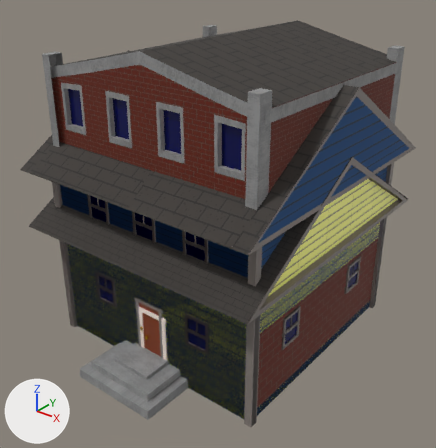
Before and after pictures for a commit that changed the glTF model common/game/tilesets/suburban_neighborhood/walls/wall_tiles.glb.
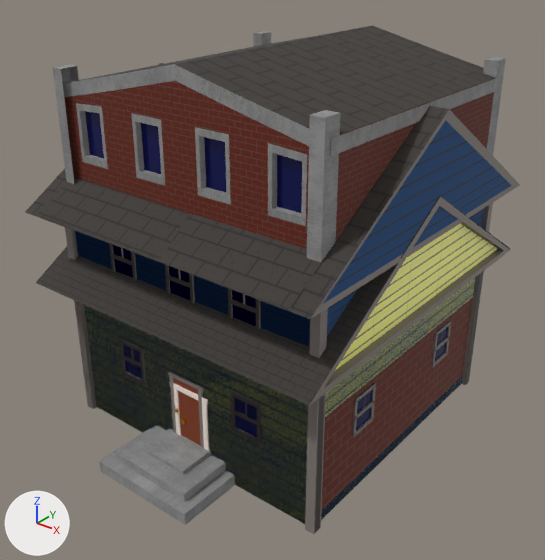
The first picture shows the older version from a 50 mm camera at (11.75, -15.2, 12.82) aimed at (0.22, -0.79, 3.89). The close-ups show both versions on the part from 0% to 100% of the width and 0% to 100% of the height of that picture; other places that the commit changed are outside them. Arrows for +X, +Y and +Z are at lower left; the lights stay in place. Objects named as collision shapes, trigger or cutter boxes, shadow casters or lower levels of detail are left out. Where no turn or scale is listed for an object, it has been applied to the vertices. Vertices at the same position are counted once.

In view in the first close-up: 'apartment', 'house_half_01', 'house_half_02', 'house_small', 'wall_outer_edge'.
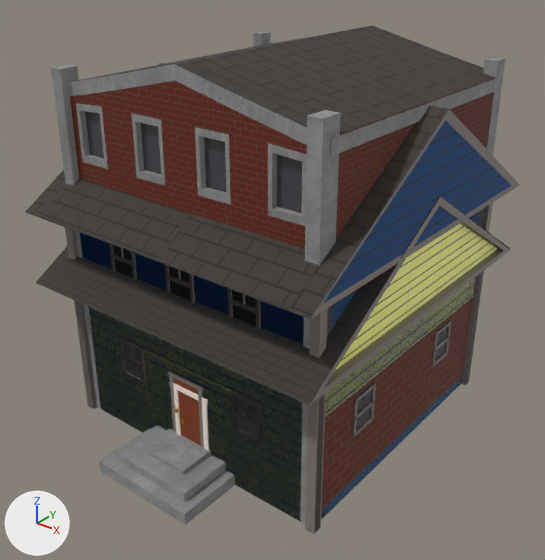
Where the change shows, as pixel boxes (x1, y1, x2, y2) in the close-ups (545 x 560 px; the box of a moved part takes in the faces that stretch with it):
```json
{"object": "apartment", "change": "recoloured, reshaped", "before": [53, 25, 506, 525], "after": [51, 25, 506, 524]}
{"object": "house_half_02", "change": "recoloured", "before": [63, 129, 486, 527], "after": [63, 129, 486, 527]}
{"object": "house_small", "change": "recoloured", "before": [76, 223, 482, 523], "after": [76, 223, 482, 523]}
{"object": "house_half_01", "change": "recoloured", "before": [61, 129, 412, 524], "after": [61, 129, 412, 524]}
{"part": 1, "of": "me_cube_046", "change": "moved or reshaped", "before": [53, 31, 506, 525], "after": [51, 31, 506, 524]}
{"part": 2, "of": "me_cube_046", "change": "surface changed", "before": [339, 389, 456, 503]}
```

The change, as JSON lines over the scene's bpy script:
```json
{"op": "set", "path": "mat_glass.base_color", "old": "(0.000802, 0.00257, 0.0908)", "new": "(0.0797, 0.078, 0.0908)", "note": "dark blue #030855 -> dark grey #504f55"}
{"block": "me_cube_046", "where": "# used by ob_apartment; location = (0.0, 0.0, 0.0)"}
{"op": "remove", "block": "me_cube_046", "code": "me_cube_046.from_pydata(...)  # 461 vertices, 755 faces; spans x -4.0..4.03, y -3.98..4.85, z -0.35..9.98"}
{"op": "add", "block": "me_cube_046", "code": "me_cube_046.from_pydata(...)  # 461 vertices, 757 faces; spans x -4.0..4.03, y -4.06..4.85, z -0.34..9.98"}
{"block": "me_cube_046", "change": "me_cube_046 part 1: 39 of 461 vertices moved; they spanned x -4.0..4.0, y -3.98..4.03, z -0.35..9.49 and now span x -4.0..4.0, y -4.06..4.01, z -0.34..9.49; mean shift (0.0, -0.03, 0.02); largest move (-3.68, 4.02, -0.35) -> (-3.68, 4.0, 9.49)"}
{"block": "me_cube_046", "change": "me_cube_046 part 2: 4 kept faces spanning x -4.0..4.0, y -3.89..4.01, z -0.3..9.49 get new texture (UV) coordinates"}
```
